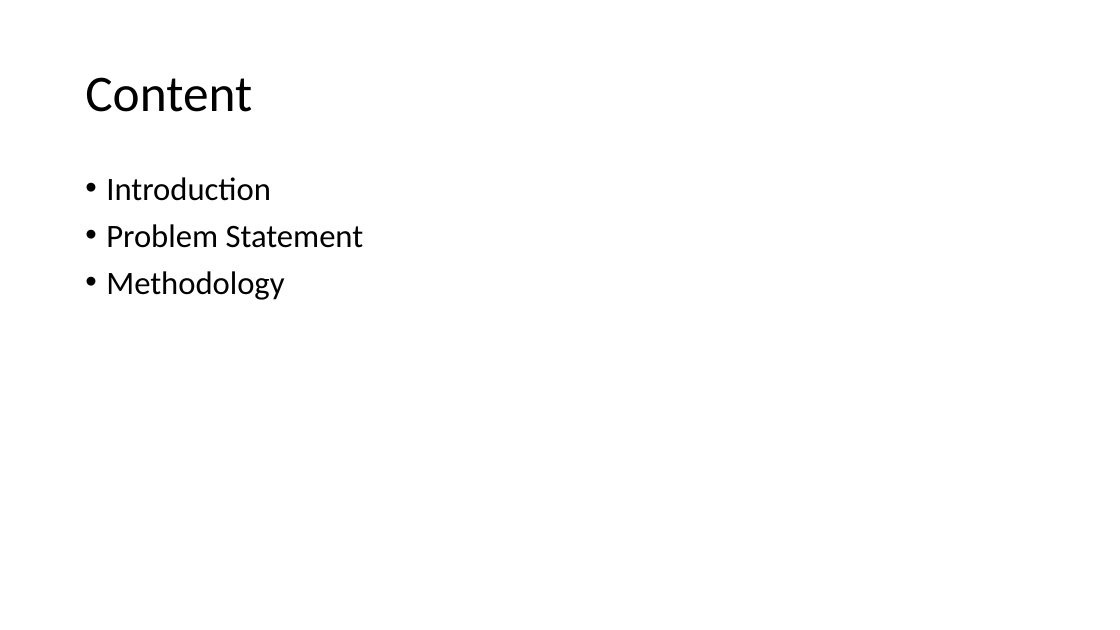
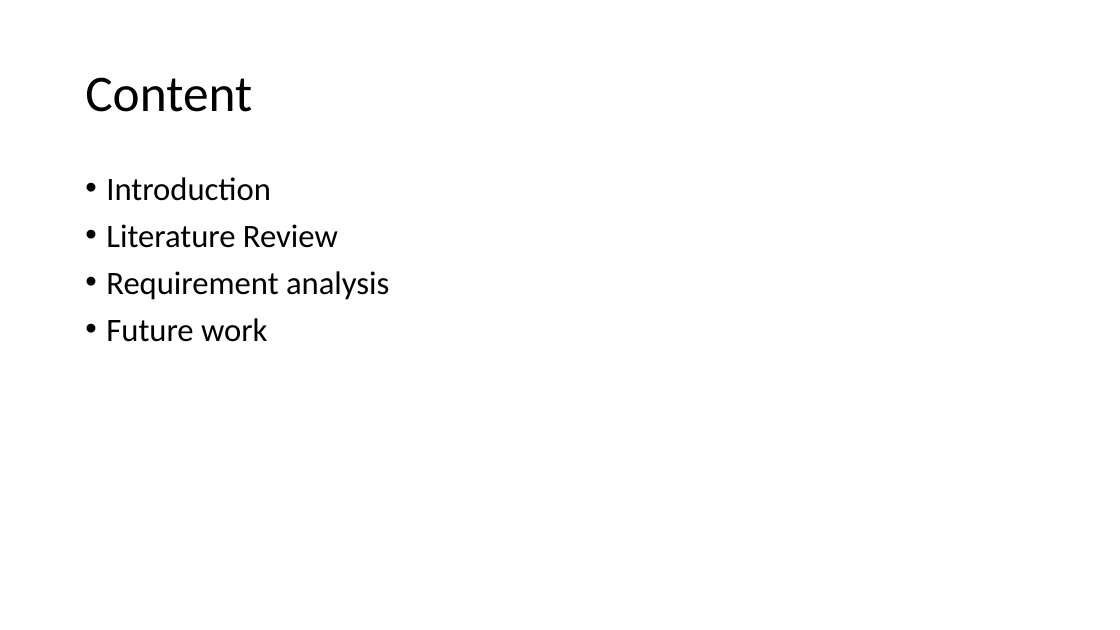
Before and after one commit to A-3li/Capstone, a slide deck: slide 2 of Capstone.pptx. Drawn at 1120x630 pixels with LibreOffice and Linux fonts; fonts in the diff are those of the drawing. Boxes give left, top, right and bottom in pixels: in the first picture for what was removed or moved away, otherwise in the second. Text is boxed around its words. In the diff, an @@ line names an element or a change of style, - is before the commit and + after.

```diff
--- a/Capstone.pptx
+++ b/Capstone.pptx
@@ text at [106,224,389,342]: text changed @@
-• Problem Statement
-• Methodology
+• Literature Review
+• Requirement analysis
+• Future work
```
